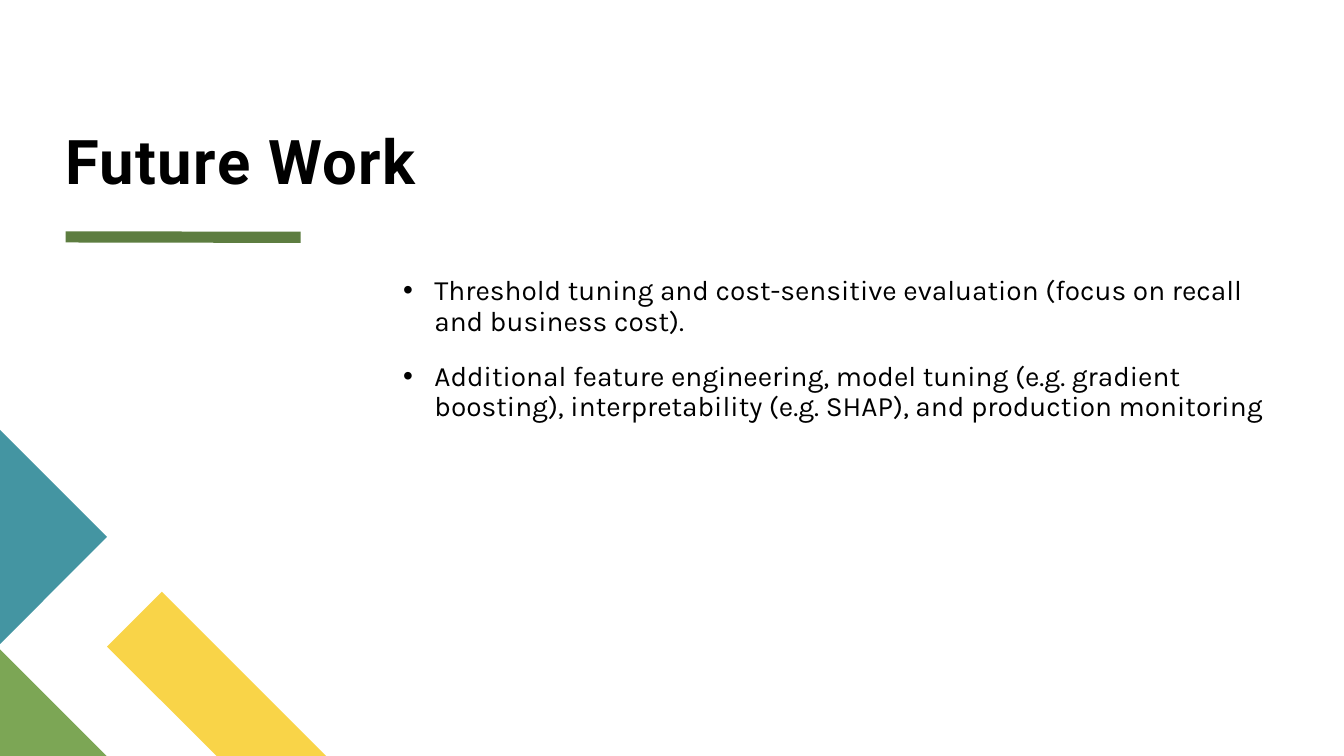
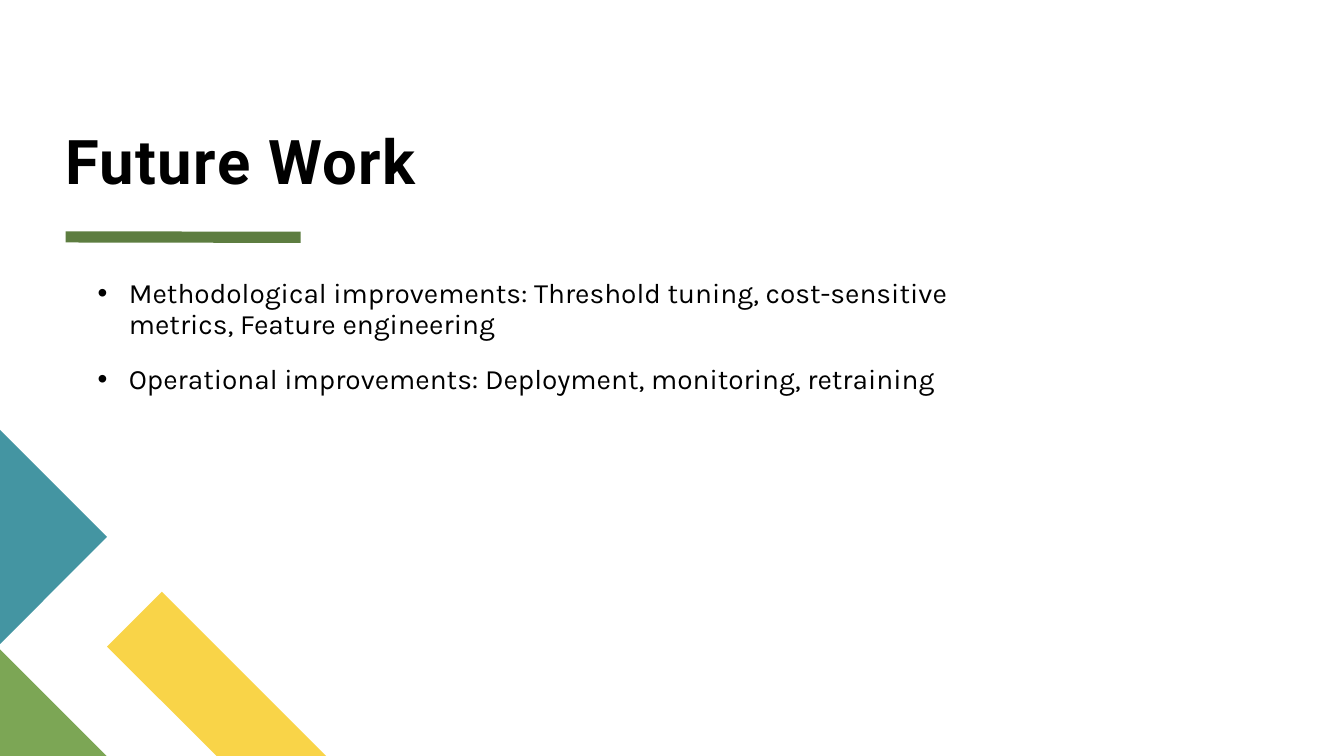
Before and after one commit to ADP777/Workplace-Project, a slide deck: slide 16 of CapStone Individual Project - A du Plooy.pptx (slide 15 before the commit). Drawn at 1344x756 pixels with LibreOffice and Linux fonts; fonts in the diff are those of the drawing. Boxes give left, top, right and bottom in pixels: in the first picture for what was removed or moved away, otherwise in the second. Text is boxed around its words. In the diff, an @@ line names an element or a change of style, - is before the commit and + after.

```diff
--- a/CapStone Individual Project - A du Plooy.pptx
+++ b/CapStone Individual Project - A du Plooy.pptx
@@ text at [129, 283, 947, 396]: text changed @@
-• Threshold tuning and cost-sensitive evaluation (focus on recall and business cost).
-• Additional feature engineering, model tuning (e.g. gradient boosting), interpretability (e.g. SHAP), and production monitoring
+• Methodological improvements: Threshold tuning, cost-sensitive metrics, Feature engineering
+• Operational improvements: Deployment, monitoring, retraining
```
Also in this commit, not shown: 11 other slides changed, 1 slide added, 2 other files.
